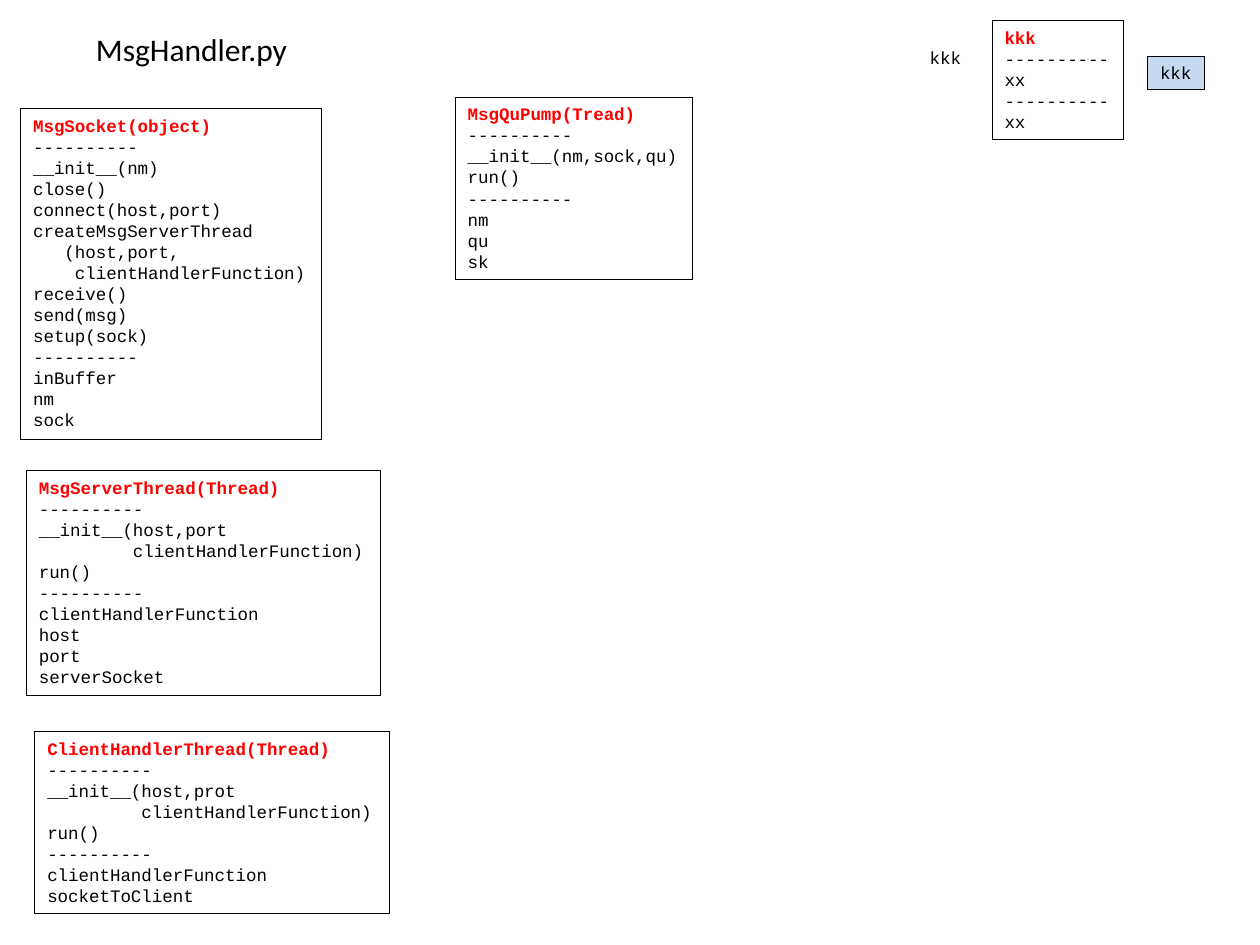
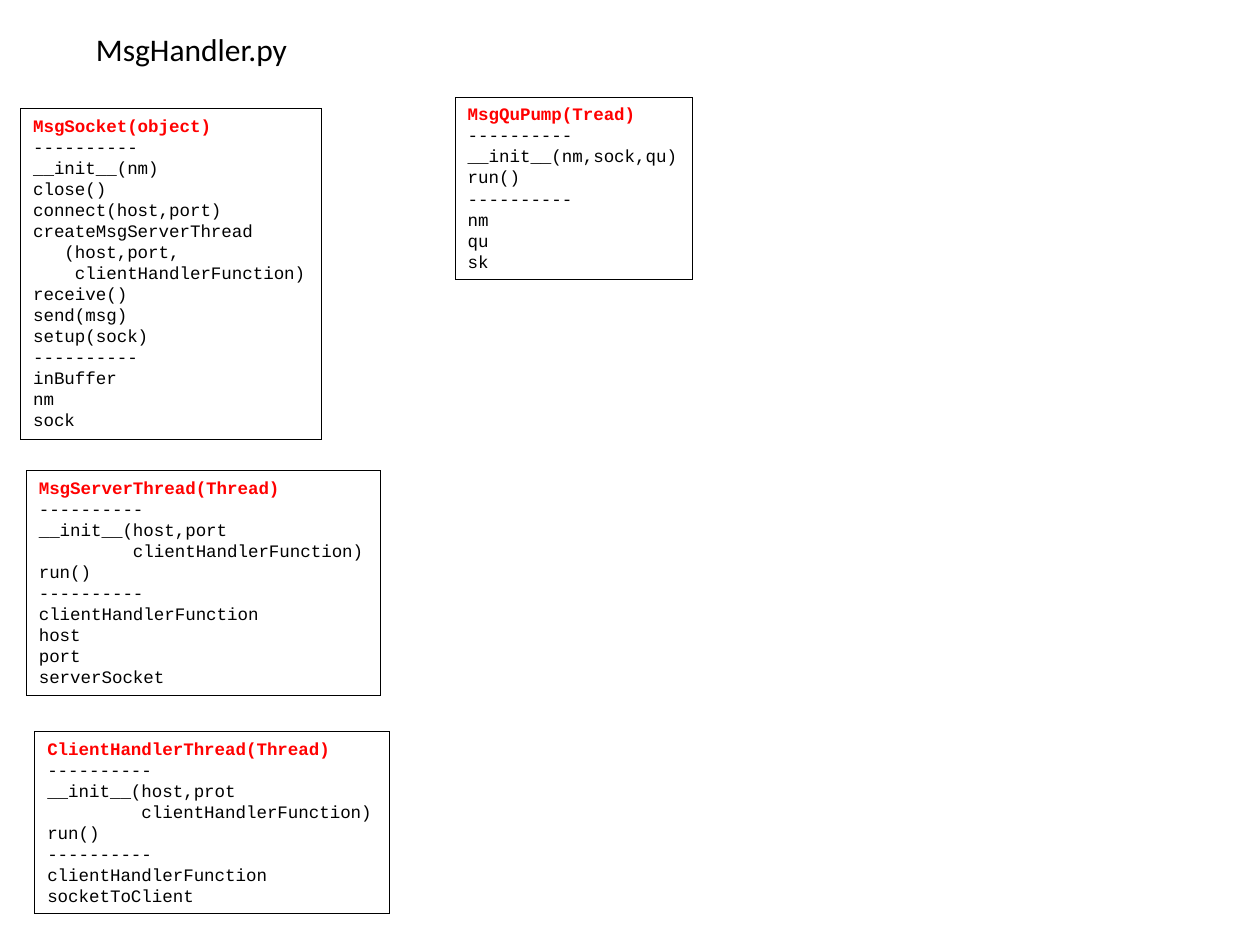
Before and after one commit to mlozborne/motin, a slide deck: slide 4 of Scripting/ScriptingDocumenation/DesignDiagrams.pptx. Drawn at 1260x945 pixels with LibreOffice and Linux fonts; fonts in the diff are those of the drawing. Boxes give left, top, right and bottom in pixels: in the first picture for what was removed or moved away, otherwise in the second. Text is boxed around its words. In the diff, an @@ line names an element or a change of style, - is before the commit and + after.

```diff
--- a/Scripting/ScriptingDocumenation/DesignDiagrams.pptx
+++ b/Scripting/ScriptingDocumenation/DesignDiagrams.pptx
@@ rectangle removed at box(992, 21, 1123, 140) @@
-kkk
-----------
-xx
-----------
-xx
@@ text removed at box(930, 52, 961, 64) @@
-kkk
@@ rectangle removed at box(1148, 57, 1205, 91) @@
-kkk
```
Also in this commit, not shown: 1 other slide changed, 1 slide added, 4 other files.
